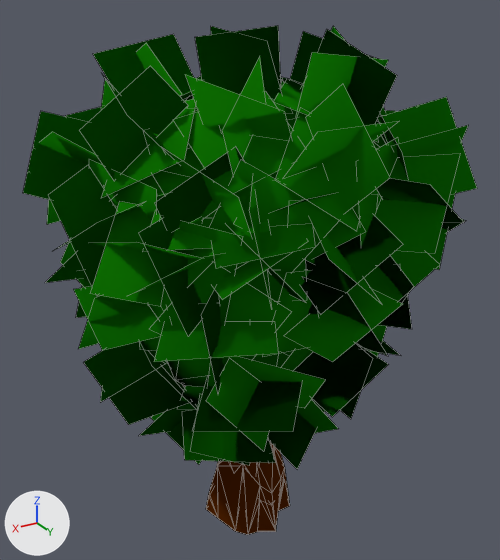
The Blender file Augotchi/Kevins stuff/Decorations/Oak.blend as it was, and as the next commit left it.
One viewpoint serves both versions: a camera (50 mm lens) standing at (8.87, 14.79, 14.8) and looking at (-0.08, -0.12, 7.34). Lighting does not change. The marker at lower left points along +X, +Y and +Z. Mesh edges are drawn as thin lines.

Script lines for the objects in view, before the commit:
```python
mat_leafs = diffuse_material('Leafs')
mat_leafs.base_color = (0.00493, 0.19, 0.000525)  # dark green #0f7902
mat_trunk = diffuse_material('Trunk')
mat_trunk.base_color = (0.0732, 0.0149, 0.0)  # brown #4c2100
me_icosphere_000 = bpy.data.meshes.new('Icosphere.000')
me_icosphere_000.from_pydata(...)  # 605 vertices, 476 faces; spans x -4.29..4.95, y -4.87..5.23, z -0.47..12.31
# faces by material slot: [182, 294]
me_icosphere_000.materials.append(mat_leafs)  # dark green #0f7902
me_icosphere_000.materials.append(mat_trunk)  # brown #4c2100
me_icosphere_001 = bpy.data.meshes.new('Icosphere.001')
me_icosphere_001.from_pydata(...)  # 605 vertices, 476 faces; spans x -5.48..5.4, y -4.8..5.14, z -0.49..13.87
# faces by material slot: [294, 182]
me_icosphere_001.materials.append(mat_trunk)  # brown #4c2100
me_icosphere_001.materials.append(mat_leafs)  # dark green #0f7902
ob_oak = bpy.data.objects.new('Oak', me_icosphere_001)
ob_oak.location = (0.0, 0.0, 0.0)
ob_smalloak = bpy.data.objects.new('SmallOak', me_icosphere_000)
ob_smalloak.location = (0.0, 0.0, 0.0)
```
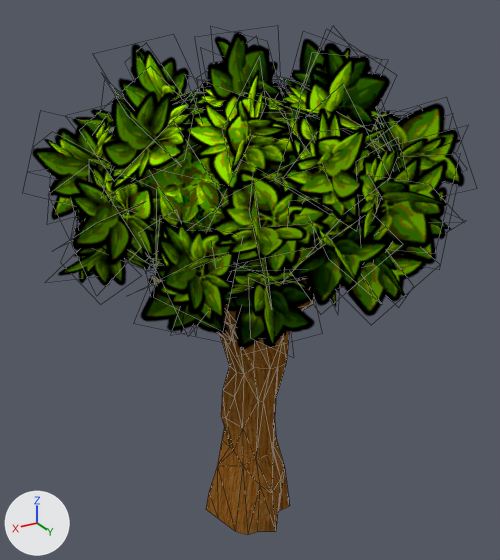
Edits to the bpy script that builds the scene:
```text
Add img_oak_leaf_text_png:
    img_oak_leaf_text_png = load_image('Oak_Leaf_Text.png', 'Oak_Leaf_Text.png', 512, 512, 'sRGB')
Add img_wood_text_png:
    img_wood_text_png = load_image('Wood_Text.png', 'Wood_Text.png', 512, 512, 'sRGB')
Change mat_trunk:
    remove mat_trunk.base_color = (0.0732, 0.0149, 0.0)  # brown #4c2100
    add mat_trunk.texture = img_wood_text_png
Change mat_leafs:
    add n2 = _N.new('ShaderNodeTexImage'); n2.name = 'Image Texture'
    add n2.image = img_oak_leaf_text_png
    add n1 = _N.new('ShaderNodeBsdfDiffuse'); n1.name = 'Diffuse BSDF'
    where n0 = _N.new('ShaderNodeOutputMaterial'); n0.name = 'Material Output'
    remove n1 = _N.new('ShaderNodeBsdfDiffuse'); n1.name = 'Diffuse BSDF'
    remove n1.inputs[0].default_value = (0.00493, 0.19, 0.000525, 1.0)  # 'Color', dark green #0f7902
    remove _L.new(n1.outputs[0], n0.inputs[0])  # 'BSDF' to 'Surface'
    add n3 = _N.new('ShaderNodeMixShader'); n3.name = 'Mix Shader'
    add n4 = _N.new('ShaderNodeBsdfTransparent'); n4.name = 'Transparent BSDF'
    add _L.new(n2.outputs[0], n1.inputs[0])  # 'Color' to 'Color'
    add _L.new(n3.outputs[0], n0.inputs[0])  # 'Shader' to 'Surface'
    add _L.new(n2.outputs[1], n3.inputs[0])  # 'Alpha' to 'Factor'
    add _L.new(n1.outputs[0], n3.inputs[2])  # 'BSDF' to 'Shader'
    add _L.new(n4.outputs[0], n3.inputs[1])  # 'BSDF' to 'Shader'
Change ob_smalloak:
    add ob_smalloak.hide_viewport = True
```

Pixel boxes (x1, y1, x2, y2) of what changed, in the pictures (500 x 560 px):
'Oak', surface changed
    both: (23, 26, 477, 535)
'SmallOak', hidden (green)
    before: (73, 127, 412, 534)
